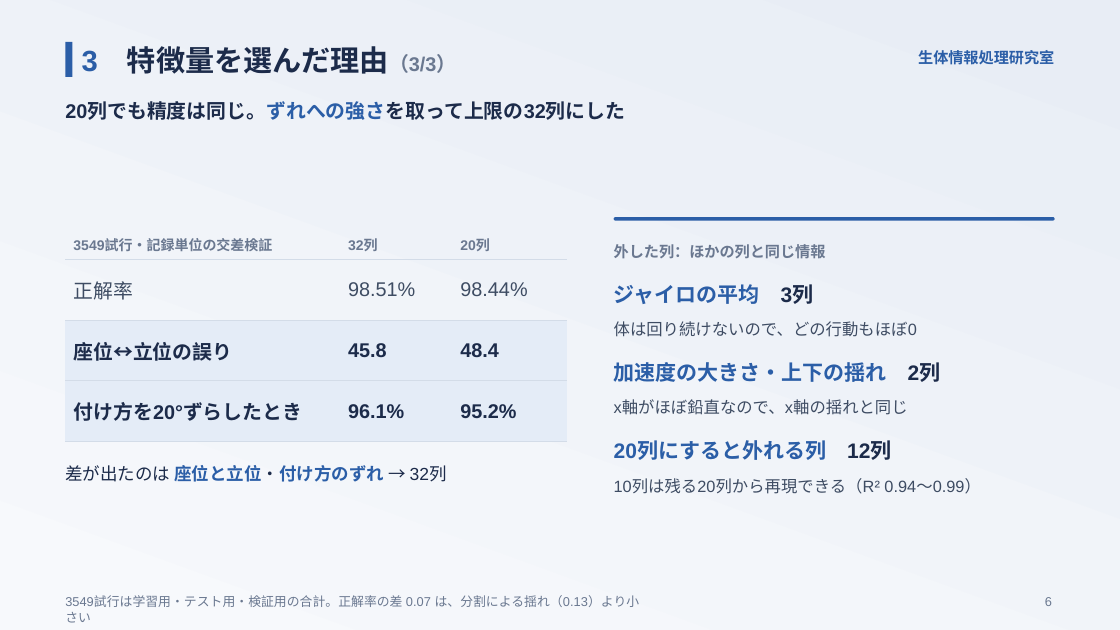
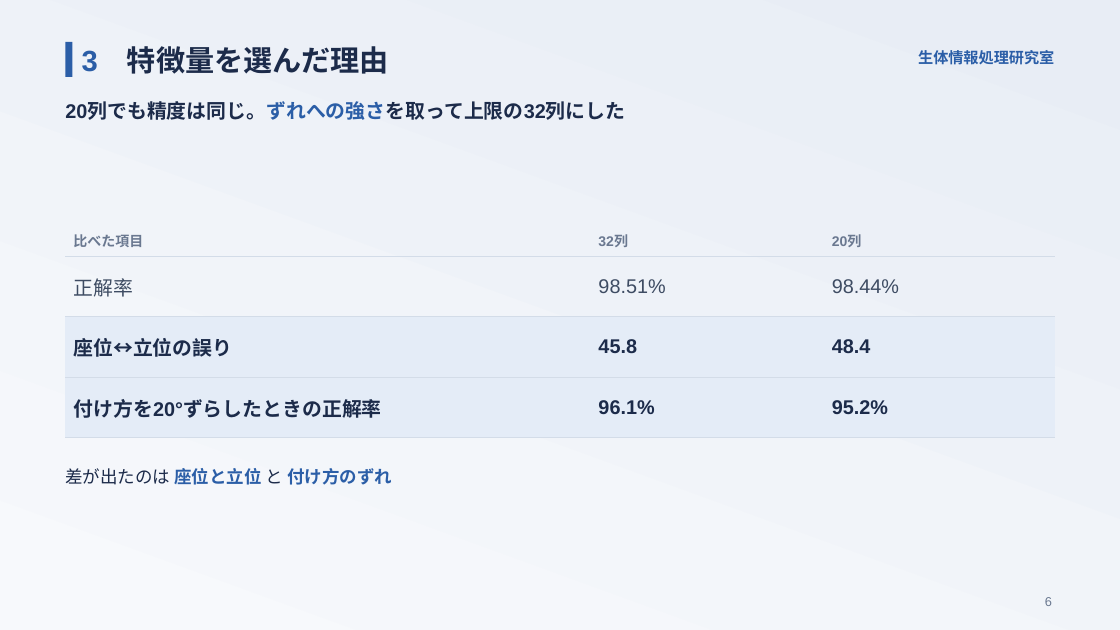
Before and after one commit to takuto-nohara/DataScienceContest, a slide deck: slide 6 of presentation/final_seitailab.pptx. Drawn at 1120x630 pixels with LibreOffice and Linux fonts; fonts in the diff are those of the drawing. Boxes give left, top, right and bottom in pixels: in the first picture for what was removed or moved away, otherwise in the second. Text is boxed around its words. In the diff, an @@ line names an element or a change of style, - is before the commit and + after.

```diff
--- a/presentation/final_seitailab.pptx
+++ b/presentation/final_seitailab.pptx
@@ text at box(82, 46, 389, 74): text changed @@
-3 特徴量を選んだ理由（3/3）
+3 特徴量を選んだ理由
@@ table at box(66, 225, 1055, 438) @@
-row 1, column 1: 3549試行・記録単位の交差検証
+row 1, column 1: 比べた項目
-row 4, column 1: 付け方を20°ずらしたとき
+row 4, column 1: 付け方を20°ずらしたときの正解率
@@ table: place and size @@
-table at box(66, 229, 568, 441)
+table at box(66, 225, 1055, 438)
@@ rounded rectangle removed at box(614, 217, 1055, 220) @@
@@ text removed at box(614, 244, 826, 259) @@
-外した列：ほかの列と同じ情報
@@ text removed at box(614, 284, 814, 304) @@
-ジャイロの平均 3列
@@ text removed at box(614, 321, 917, 337) @@
-体は回り続けないので、どの行動もほぼ0
@@ text removed at box(614, 362, 941, 382) @@
-加速度の大きさ・上下の揺れ 2列
@@ text removed at box(614, 400, 908, 415) @@
-x軸がほぼ鉛直なので、x軸の揺れと同じ
@@ text removed at box(614, 442, 891, 460) @@
-20列にすると外れる列 12列
@@ text at box(65, 468, 392, 485): text changed; text colour #1C2B4A to #2B5EA7; bold on @@
-差が出たのは 座位と立位・付け方のずれ → 32列
+差が出たのは 座位と立位 と 付け方のずれ
@@ text removed at box(614, 478, 981, 494) @@
-10列は残る20列から再現できる（R² 0.94〜0.99）
@@ text removed at box(65, 595, 640, 607) @@
-3549試行は学習用・テスト用・検証用の合計。正解率の差 0.07 は、分割による揺れ（0.13）より小さい
```
Also in this commit, not shown: 6 other slides changed, 16 other files.
